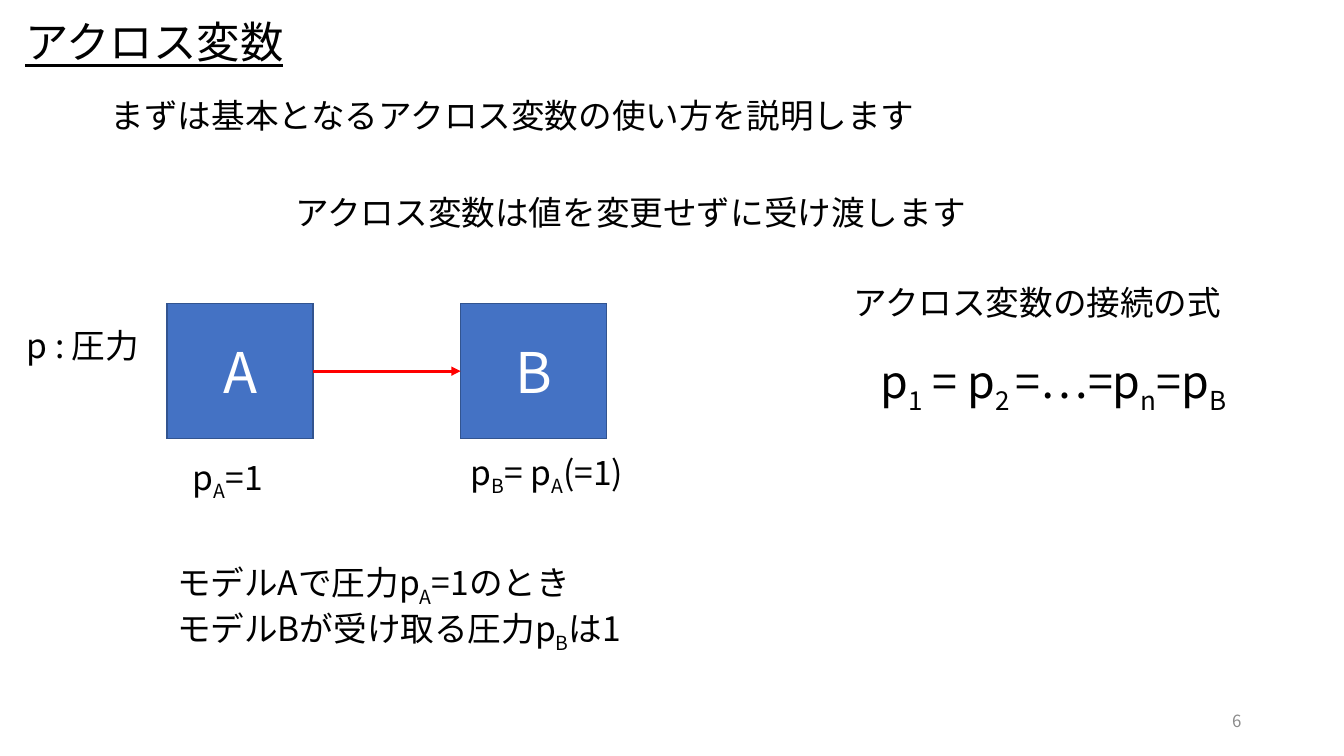
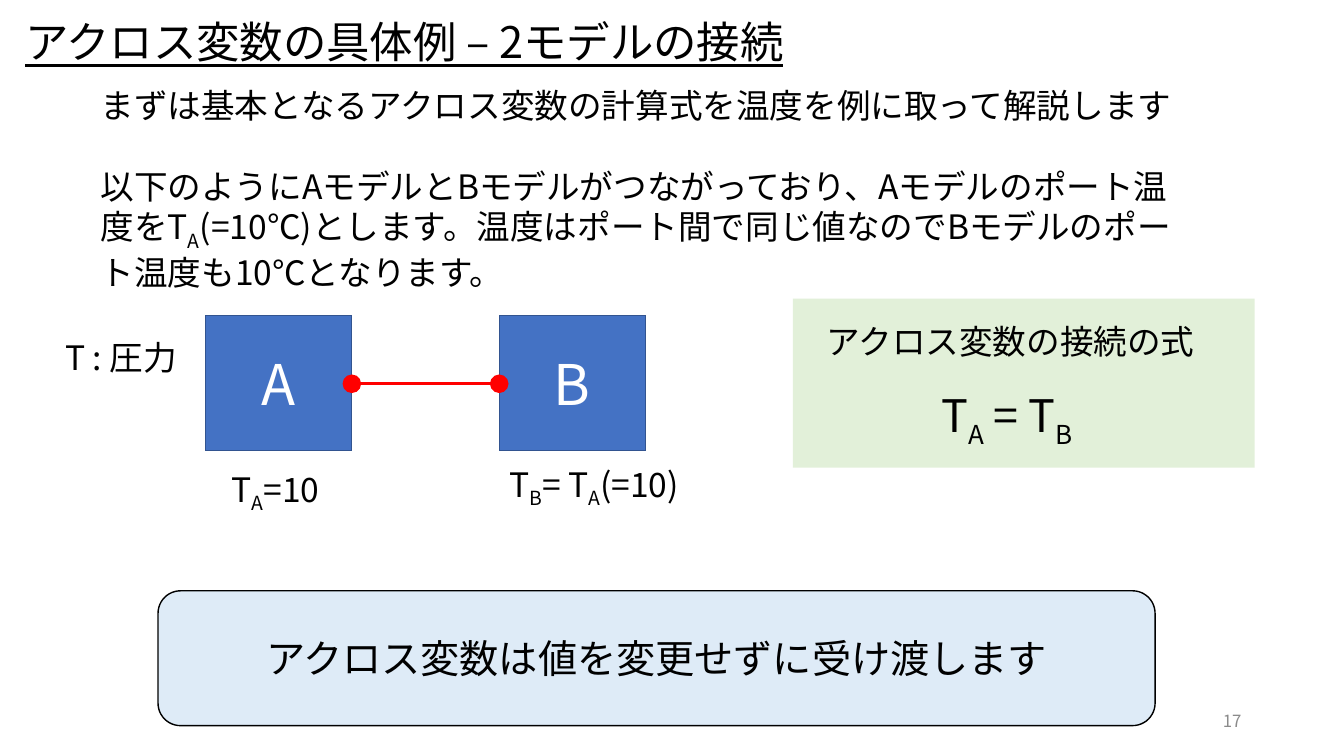
Before and after one commit to UedaShigenori/OpenModelica_Tutorials_Ja, a slide deck: slide 17 of Dev/7_PhysicsDomainModel/OpenModelica_Tutorials_7_PlantModel.pptx (slide 6 before the commit). Drawn at 1344x756 pixels with LibreOffice and Linux fonts; fonts in the diff are those of the drawing. Boxes give left, top, right and bottom in pixels: in the first picture for what was removed or moved away, otherwise in the second. Text is boxed around its words. In the diff, an @@ line names an element or a change of style, - is before the commit and + after.

Commit message:
作成中のプラントモデル資料をアップ

```diff
--- a/Dev/7_PhysicsDomainModel/OpenModelica_Tutorials_7_PlantModel.pptx
+++ b/Dev/7_PhysicsDomainModel/OpenModelica_Tutorials_7_PlantModel.pptx
@@ text at (25,21,783,67): text changed @@
-アクロス変数
+アクロス変数の具体例 – 2モデルの接続
@@ text at (101,89,1172,288): text changed @@
-まずは基本となるアクロス変数の使い方を説明します
+まずは基本となるアクロス変数の計算式を温度を例に取って解説します
+以下のようにAモデルとBモデルがつながっており、Aモデルのポート温度をTA(=10℃)とします。温度はポート間で同じ値なのでBモデルのポート温度も10℃となります。
@@ rectangle added at (793,298,1255,468), fill #E2F0D9 @@
@@ rectangle "A": place and size @@
-rectangle "A" at (167,303,314,439)
+rectangle "A" at (206,316,352,451)
@@ rectangle "B": place and size @@
-rectangle "B" at (461,303,607,439)
+rectangle "B" at (499,316,645,451)
@@ text "アクロス変数の接続の式": place and size @@
-text "アクロス変数の接続の式" at (853,286,1221,318)
+text "アクロス変数の接続の式" at (827,325,1195,357)
@@ text at (65,342,177,373): text changed @@
-p : 圧力
+T : 圧力
@@ ellipse added at (344,375,361,392), fill #FF0000, outline #FF0000 1 pt @@
@@ arrow moved from (314, 371) - (461, 371) to (352, 383) - (499, 383) @@
@@ arrow (352, 383) - (499, 383): arrow to line @@
@@ ellipse added at (491,375,508,392), fill #FF0000, outline #FF0000 1 pt @@
@@ text at (932,383,1116,448): text changed @@
-p1 = p2 =…=pn=pB
+TA = TB
@@ text at (264,477,320,503): text changed @@
-pA=1
+TA=10
@@ text at (600,469,679,504): text changed @@
-pB= pA(=1)
+TB= TA(=10)
@@ text removed at (177,566,570,649) @@
-モデルAで圧力pA=1のとき
-モデルBが受け取る圧力pBは1
@@ rounded rectangle "アクロス変数は値を変更せずに受け渡します": place and size @@
-rounded rectangle "アクロス変数は値を変更せずに受け渡します" at (295,196,965,228)
+rounded rectangle "アクロス変数は値を変更せずに受け渡します" at (158,591,1155,726)
@@ rounded rectangle "アクロス変数は値を変更せずに受け渡します" at (158,591,1155,726): size 24 to 28 pt; alignment left to centre; vertical alignment top to middle; fill none to #DEEBF7; outline none to #000000 1 pt @@
@@ page number at (1223,715,1242,727): text changed @@
-6
+17
```
Also in this commit, not shown: 6 other slides changed, 60 slides added, 1 slide removed.
